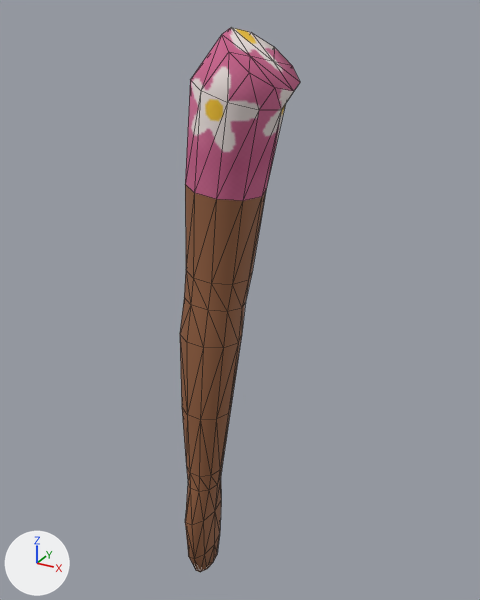
Two versions of the OBJ model OpenGL/assets/models/persona_nina_partes/brazoder.obj, one commit apart.
Both versions are drawn from a 50 mm lens placed at (0.217, -0.389, 0.03), pointed at (-0.003, 0.012, -0.17). Every picture has the same lights, and +X, +Y and +Z are marked at lower left. The picture after the commit comes second. Mesh edges are drawn as thin lines. Where no turn or scale is listed for an object, it has been applied to the vertices.

The older version as bpy lines, for what is in view:
```python
me_brazoder = bpy.data.meshes.new('BrazoDer')
me_brazoder.from_pydata(...)  # 124 vertices, 244 faces; spans x -0.042..0.041, y -0.034..0.031, z -0.42..0.019
# faces by material slot: [52, 192]
me_brazoder.materials.append(mat_vestido_rosa)  # picture img_vestido_rosa_png
me_brazoder.materials.append(mat_piel_media)  # picture img_piel_media_png
ob_brazoder = bpy.data.objects.new('BrazoDer', me_brazoder)
ob_brazoder.location = (0.0, 0.0, 0.0)
```
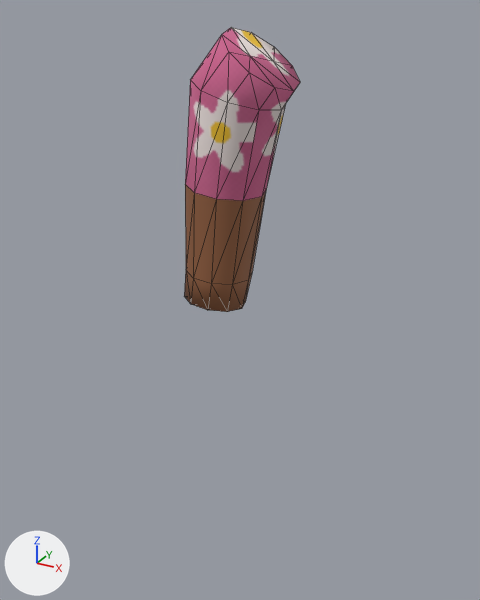
Changed parts and their boxes (x1, y1, x2, y2) in the pictures (480 x 600 px):
'BrazoDer', reshaped (48% shorter)
    before: (180, 27, 300, 572)
    after: (184, 27, 300, 312)
part 1 of me_brazoder, cut back (brown)
    before: (180, 297, 245, 572)
part 2 of me_brazoder, surface changed
    both: (184, 63, 295, 312)

The change in detail:
me_brazoder is used by ob_brazoder; location (0.0, 0.0, 0.0).
me_brazoder had 124 vertices, 244 faces and spanned x -0.042..0.041, y -0.034..0.031, z -0.42..0.019.
me_brazoder now has 54 vertices, 104 faces and spans x -0.039..0.041, y -0.031..0.031, z -0.171..0.019.
Part 1, on me_brazoder:
72 vertices are removed from x -0.042..0.004, y -0.034..0.018, z -0.42..-0.193.
154 faces are deleted.
2 vertices are added at (-0.01, -0.008, -0.167), (-0.023, 0.003, -0.167).
14 new faces join them, mat_piel_media (picture img_piel_media_png).
me_brazoder part 2: 78 kept faces spanning x -0.039..0.041, y -0.031..0.031, z -0.171..0.019 get new texture (UV) coordinates.
